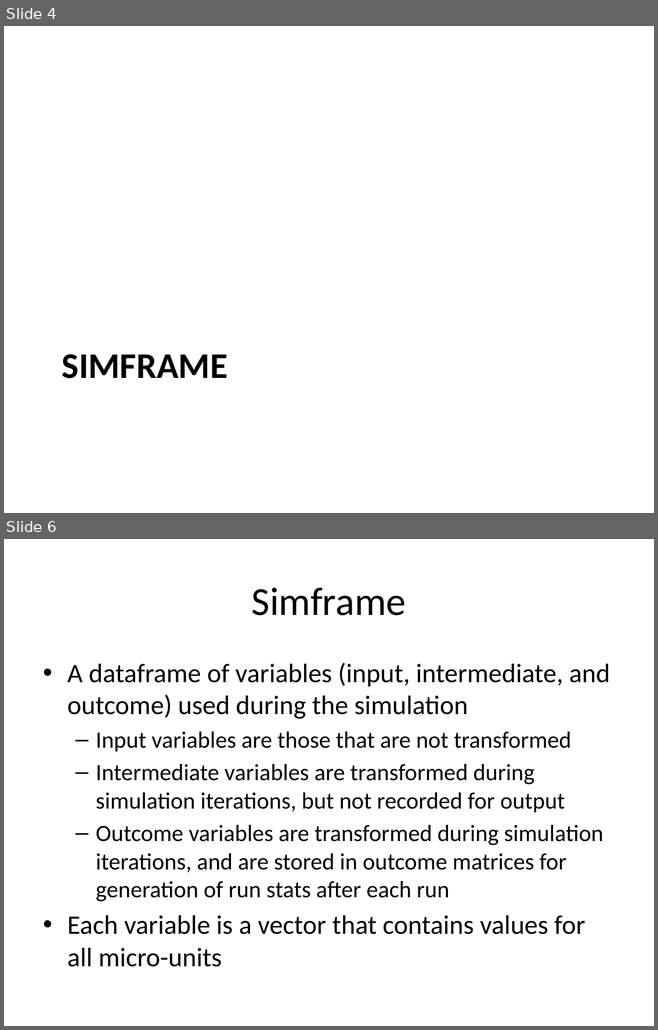
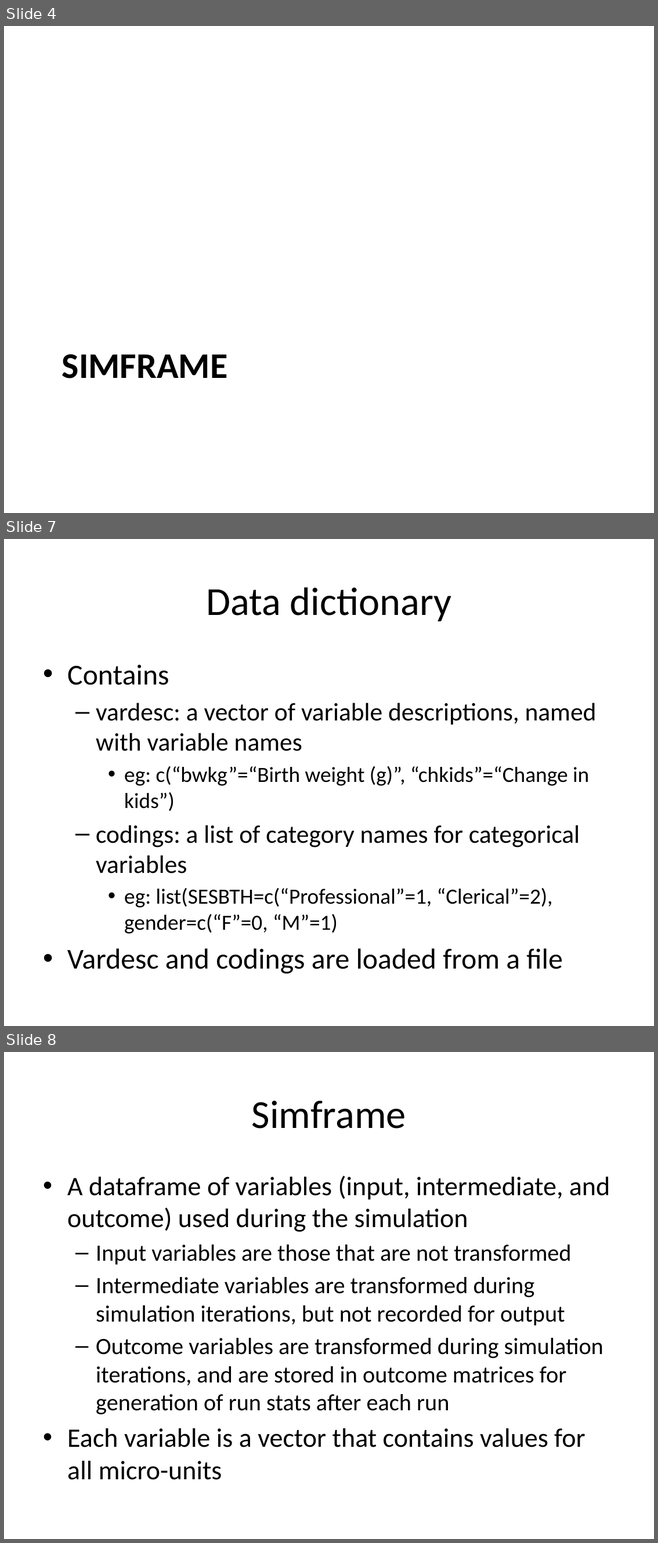
Before and after one commit to compassresearchcentre/simario, a slide deck: docs/Simar overview.pptx. Shown one above the other, each under a label of ours: slides 4 and 6 before the commit, slides 4, 7 and 8 after it; the slides between them are not shown. The pictures are 658x1030 and 658x1543 pixels, drawn with LibreOffice and Linux fonts; fonts in the diff are those of the drawing. Boxes give left, top, right and bottom in pixels: in the first picture for what was removed or moved away, otherwise in the second. Text is boxed around its words. In the diff, an @@ line names an element or a change of style, - is before the commit and + after.

Commit message:
renamed vardesc -> descriptions

```diff
--- a/docs/Simar overview.pptx
+++ b/docs/Simar overview.pptx
@@ slide 7 added at [4, 539, 654, 1026], background #FFFFFF @@
@@ title added at [206, 587, 451, 621], 44 pt, text #000000 @@
+Data dictionary
@@ text added at [67, 664, 596, 974], 24 pt, text #000000 @@
+• Contains
+  – vardesc: a vector of variable descriptions, named with variable names
+    • eg: c(“bwkg”=“Birth weight (g)”, “chkids”=“Change in kids”)
+  – codings: a list of category names for categorical variables
+    • eg: list(SESBTH=c(“Professional”=1, “Clerical”=2), gender=c(“F”=0, “M”=1)
+• Vardesc and codings are loaded from a file
@@ what was slide 6 is now slide 8 @@
```
Also in this commit, not shown: 3 slides changed, 2 other slides added, 3 other files.
